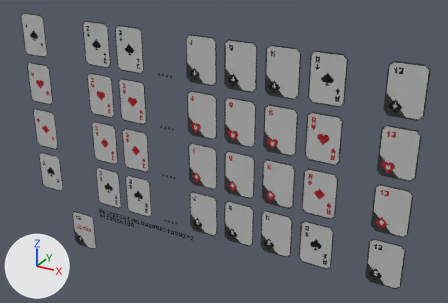
Before and after pictures for a commit that changed the Blender file assets/card_prototypes.blend.
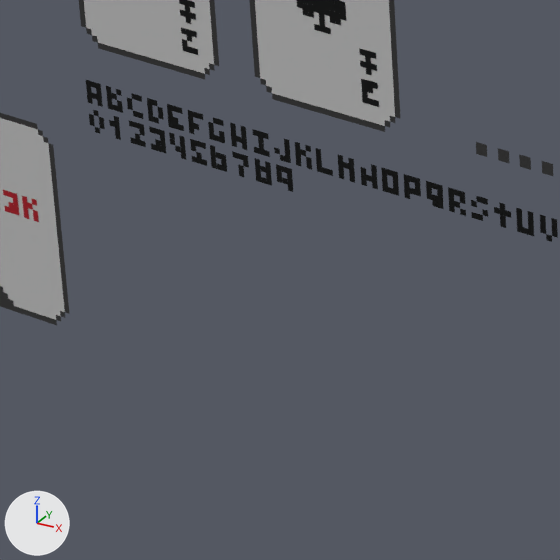
Each version is shown whole from a camera (50 mm lens) standing at (26.26, -29.34, 14.35) and looking at (9.42, 1.28, -0.96), then close up on the part from 19% to 40% of the width and 64% to 95% of the height. The axes (+X, +Y, +Z) are drawn at lower left. The lights are the same throughout. The close-ups show mesh edges as thin lines.

In view in the first close-up: 'CARD_CLB_.001', 'CARD_CLB_TWO', 'CARD_SPD_.007', 'Lettering_00'.
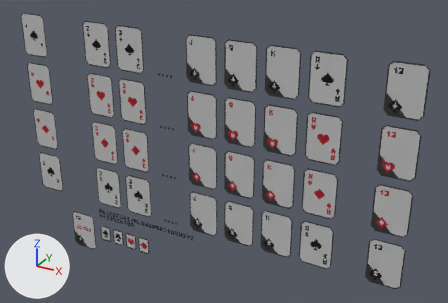
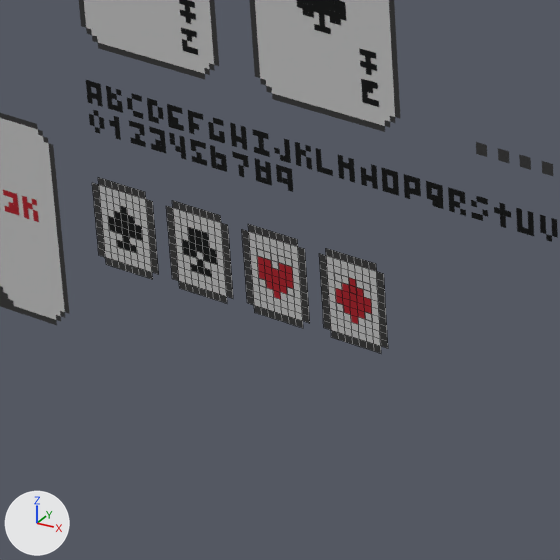
Where the change shows, as pixel boxes (x1, y1, x2, y2) in the close-ups (560 x 560 px):
'MINI_9x12_DMN', added
    after: (319, 248, 388, 353)
    faces in mat_card_main (grey #bebebe): (326, 256, 381, 346)
    faces in mat_card_dark (black #3b3b3b): (319, 248, 388, 353)
    faces in mat_card_red (red #a7252e): (335, 278, 372, 324)
'MINI_9x12_HRT', added
    after: (242, 224, 310, 328)
    faces in mat_card_main (grey #bebebe): (249, 232, 303, 321)
    faces in mat_card_dark (black #3b3b3b): (242, 224, 310, 328)
    faces in mat_card_red (red #a7252e): (257, 256, 294, 299)
'MINI_9x12_CLB', added
    after: (166, 200, 233, 303)
    faces in mat_card_main (grey #bebebe): (173, 208, 227, 296)
    faces in mat_card_dark (black #3b3b3b): (166, 200, 233, 303)
    faces in mat_card_black (black #181919): (182, 227, 218, 277)
'MINI_9x12_SPD', added
    after: (92, 177, 159, 279)
    faces in mat_card_main (grey #bebebe): (99, 185, 152, 272)
    faces in mat_card_dark (black #3b3b3b): (92, 177, 159, 279)
    faces in mat_card_black (black #181919): (108, 206, 143, 253)

Patch to the scene script:
```diff
--- a/assets/card_prototypes.blend.py
+++ b/assets/card_prototypes.blend.py
@@ me_plane_058 @@
+me_plane_058.from_pydata(...)  # 416 vertices, 104 faces; spans x 0.0..0.9, y 0.0, z -1.2..0.0
+# faces by material slot: [52, 34, 18]
+me_plane_058.materials.append(mat_card_main)  # grey #bebebe
+me_plane_058.materials.append(mat_card_dark)  # black #3b3b3b
+me_plane_058.materials.append(mat_card_red)  # red #a7252e
@@ me_plane_057 @@
+me_plane_057.from_pydata(...)  # 416 vertices, 104 faces; spans x 0.0..0.9, y 0.0, z -1.2..0.0
+# faces by material slot: [52, 34, 18]
+me_plane_057.materials.append(mat_card_main)  # grey #bebebe
+me_plane_057.materials.append(mat_card_dark)  # black #3b3b3b
+me_plane_057.materials.append(mat_card_red)  # red #a7252e
@@ me_plane_056 @@
+me_plane_056.from_pydata(...)  # 416 vertices, 104 faces; spans x 0.0..0.9, y 0.0, z -1.2..0.0
+# faces by material slot: [19, 51, 34]
+me_plane_056.materials.append(mat_card_black)  # black #181919
+me_plane_056.materials.append(mat_card_main)  # grey #bebebe
+me_plane_056.materials.append(mat_card_dark)  # black #3b3b3b
@@ me_plane_055 @@
+me_plane_055.from_pydata(...)  # 416 vertices, 104 faces; spans x 0.0..0.9, y 0.0, z -1.2..0.0
+# faces by material slot: [18, 52, 34]
+me_plane_055.materials.append(mat_card_black)  # black #181919
+me_plane_055.materials.append(mat_card_main)  # grey #bebebe
+me_plane_055.materials.append(mat_card_dark)  # black #3b3b3b
@@ ob_mini_9x12_dmn @@
+ob_mini_9x12_dmn = bpy.data.objects.new('MINI_9x12_DMN', me_plane_058)
+ob_mini_9x12_dmn.location = (3.4, 0.0, -8.1)
@@ ob_mini_9x12_hrt @@
+ob_mini_9x12_hrt = bpy.data.objects.new('MINI_9x12_HRT', me_plane_057)
+ob_mini_9x12_hrt.location = (2.3, 0.0, -8.1)
@@ ob_mini_9x12_clb @@
+ob_mini_9x12_clb = bpy.data.objects.new('MINI_9x12_CLB', me_plane_056)
+ob_mini_9x12_clb.location = (1.2, 0.0, -8.1)
@@ ob_mini_9x12_spd @@
+ob_mini_9x12_spd = bpy.data.objects.new('MINI_9x12_SPD', me_plane_055)
+ob_mini_9x12_spd.location = (0.1, 0.0, -8.1)
```
